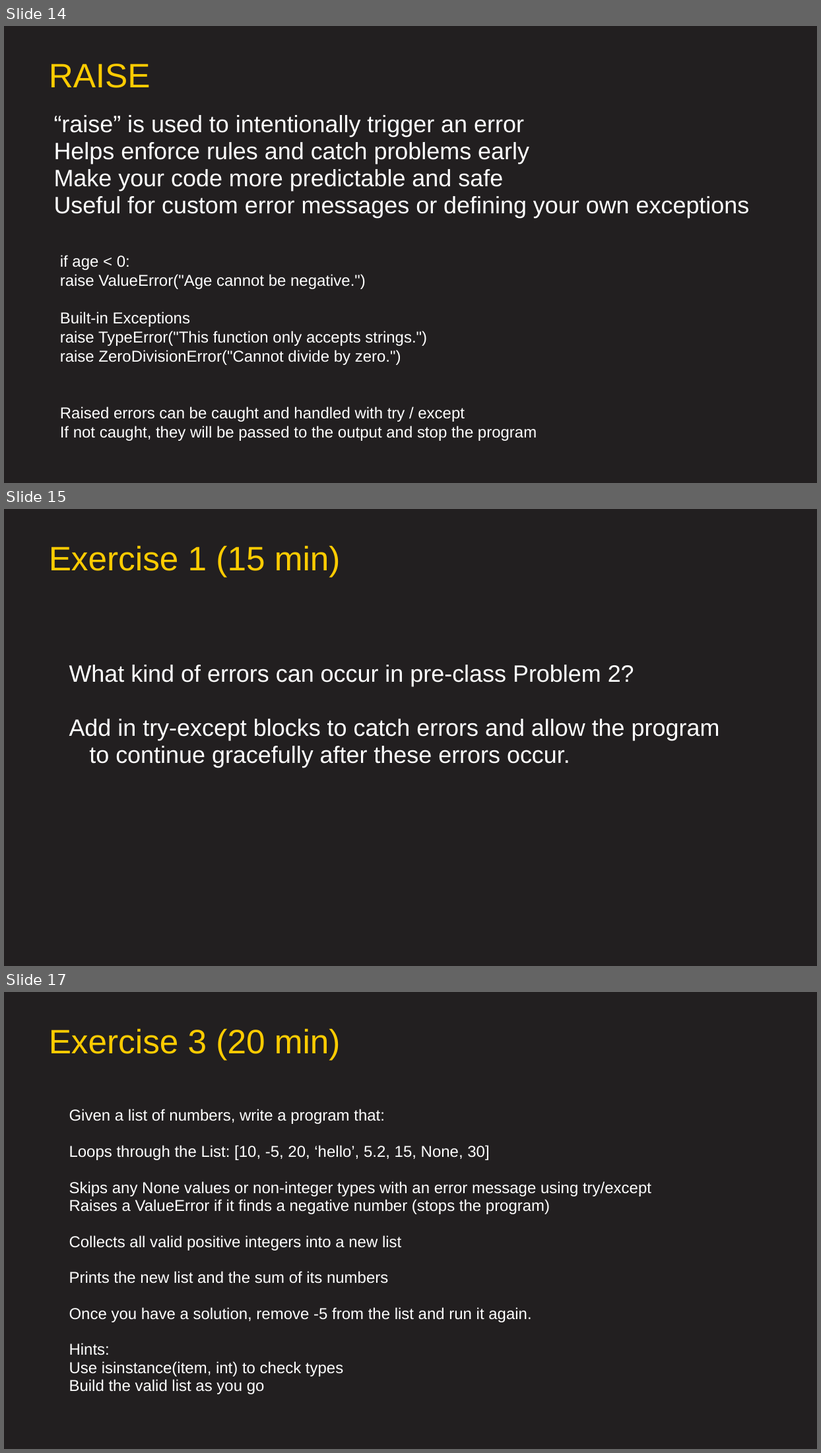
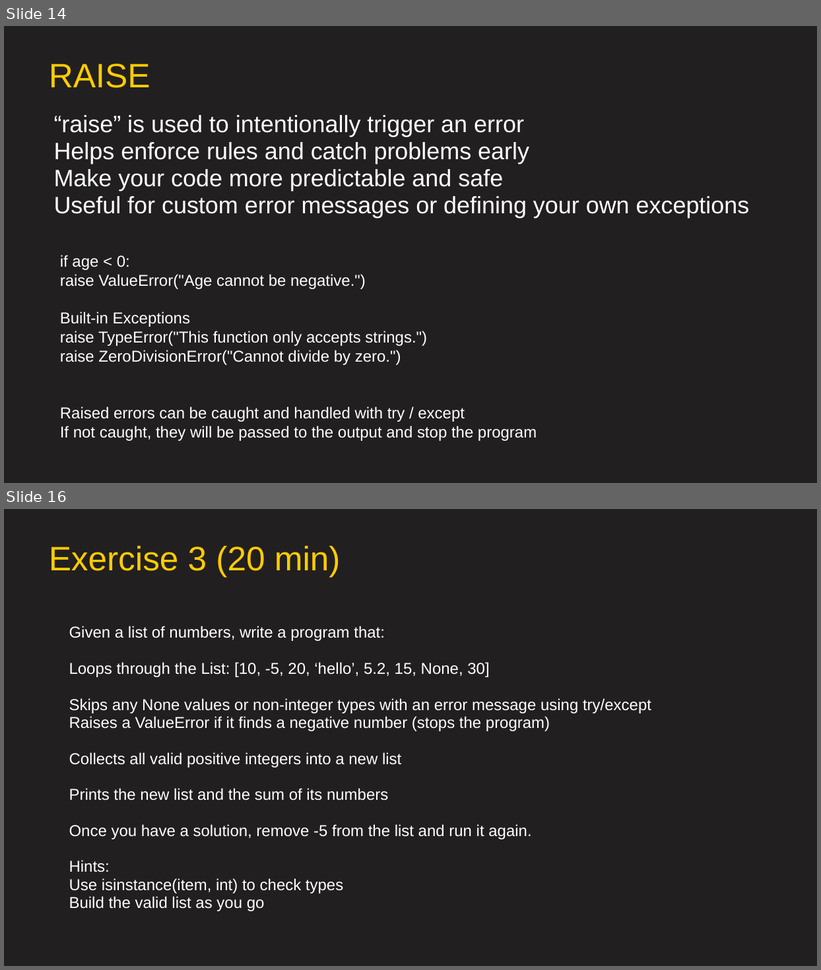
Before and after one commit to AFC-AI2C/summer-course, a slide deck: Python/Lesson 06 - Error Handling/Lesson 06 - Error Handling.pptx. Shown one above the other, each under a label of ours: slides 14, 15 and 17 before the commit, slides 14 and 16 after it; the slides between them are not shown. The pictures are 821x1453 and 821x970 pixels, drawn with LibreOffice and Linux fonts; fonts in the diff are those of the drawing; background and template pictures are left out. Boxes give left, top, right and bottom in pixels: in the first picture for what was removed or moved away, otherwise in the second. Text is boxed around its words. In the diff, an @@ line names an element or a change of style, - is before the commit and + after.

```diff
--- a/Python/Lesson 06 - Error Handling/Lesson 06 - Error Handling.pptx
+++ b/Python/Lesson 06 - Error Handling/Lesson 06 - Error Handling.pptx
@@ slide 15 removed at (4, 509, 817, 966), background #221F20 @@
@@ title removed at (49, 545, 341, 577) @@
-Exercise 1 (15 min)
@@ text removed at (69, 665, 720, 768) @@
-What kind of errors can occur in pre-class Problem 2?
-Add in try-except blocks to catch errors and allow the program to continue gracefully after these errors occur.
@@ what was slide 17 is now slide 16 @@
```
Also in this commit, not shown: 1 slide changed, 1 slide added, 1 other slide removed.
